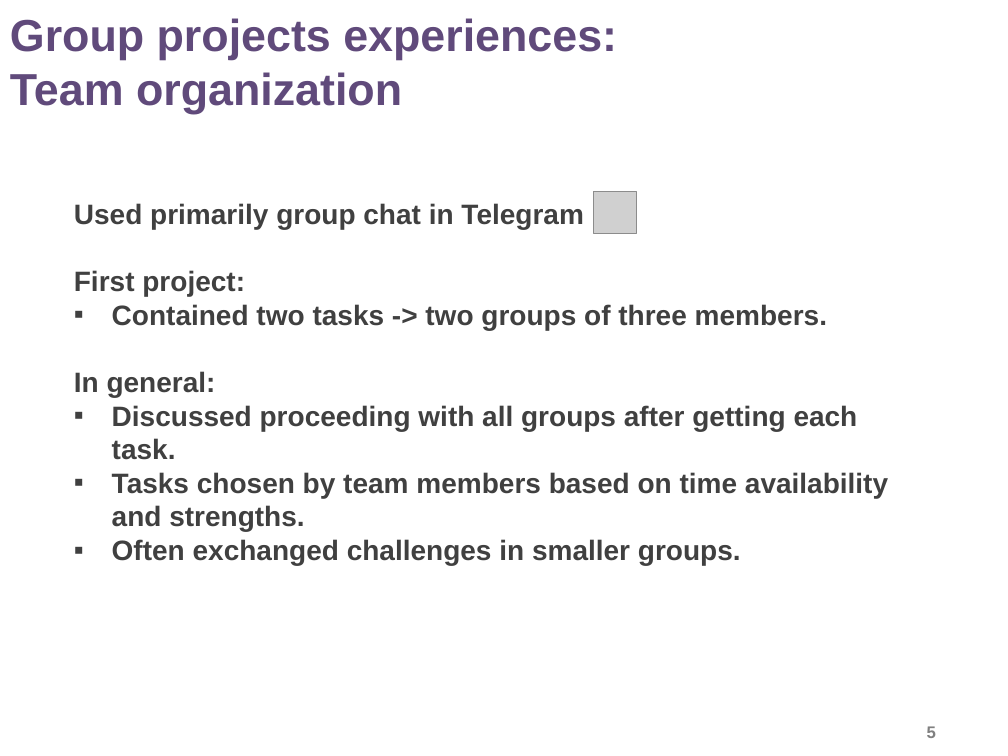
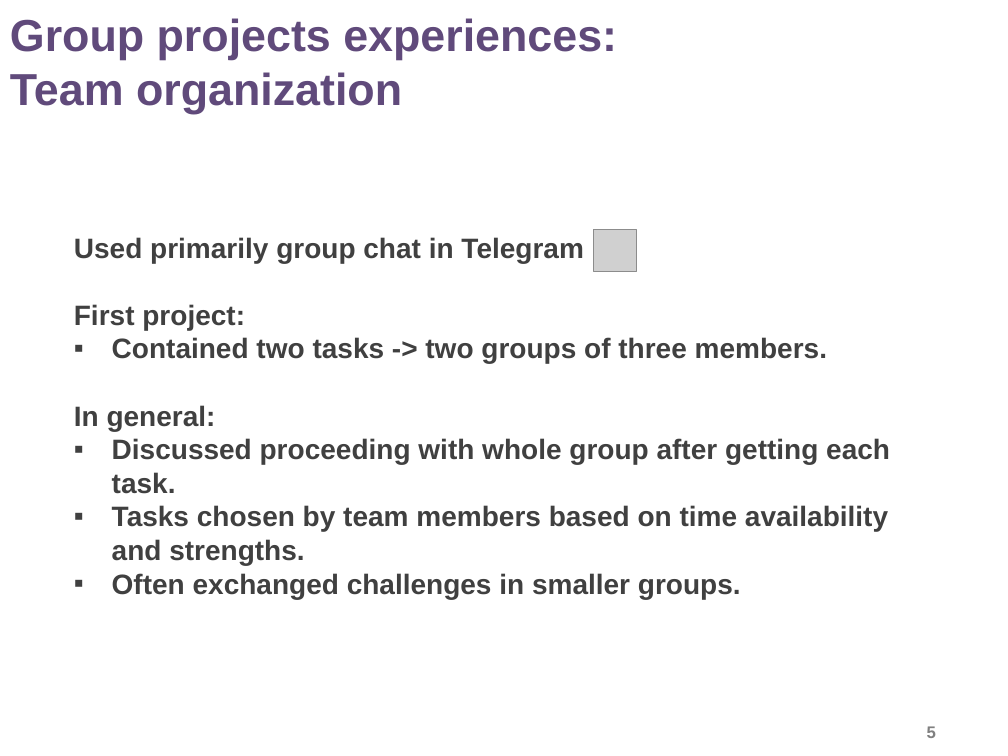
Before and after one commit to pas/pattern-recognition-2018-purple, a slide deck: slide 5 of patRec_purple_final.pptx. Drawn at 1008x756 pixels with LibreOffice and Linux fonts; fonts in the diff are those of the drawing; grey boxes stand for pictures; background and template pictures are left out. Boxes give left, top, right and bottom in pixels: in the first picture for what was removed or moved away, otherwise in the second. Text is boxed around its words. In the diff, an @@ line names an element or a change of style, - is before the commit and + after.

```diff
--- a/patRec_purple_final.pptx
+++ b/patRec_purple_final.pptx
@@ picture: place and size @@
-picture at [594,192,636,234]
+picture at [594,230,636,272]
@@ text at [112,438,890,494]: text changed @@
-▪ Discussed proceeding with all groups after getting each task.
+▪ Discussed proceeding with whole group after getting each task.
```
Also in this commit, not shown: 4 other slides changed.
